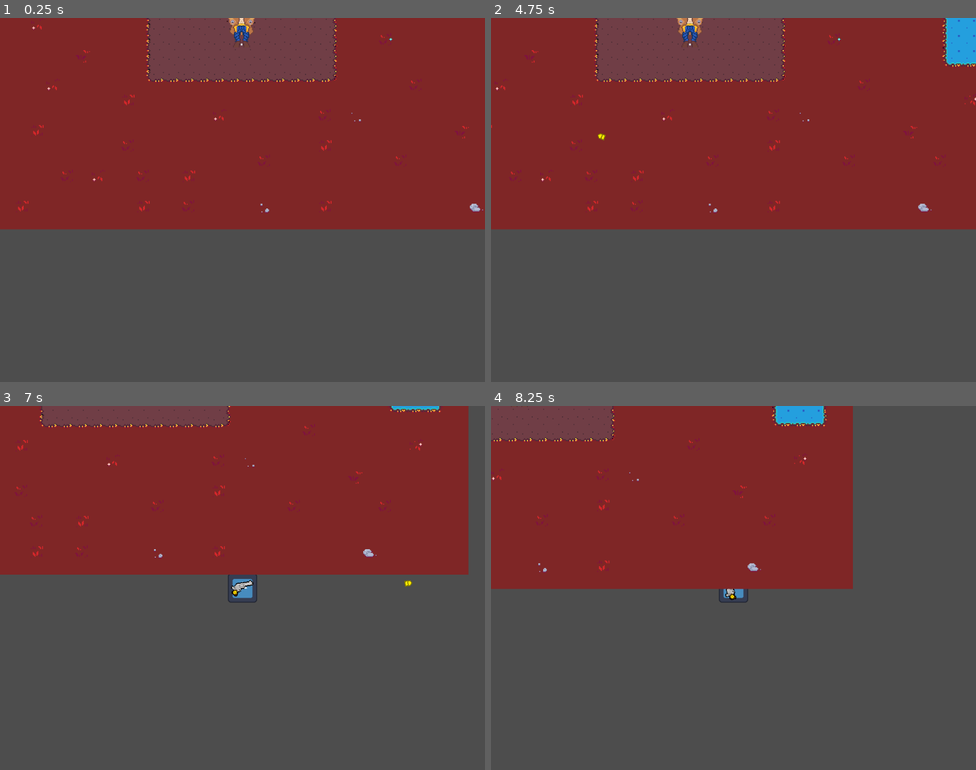
Above: before the commit, frames 1-4 (two rows, left to right).
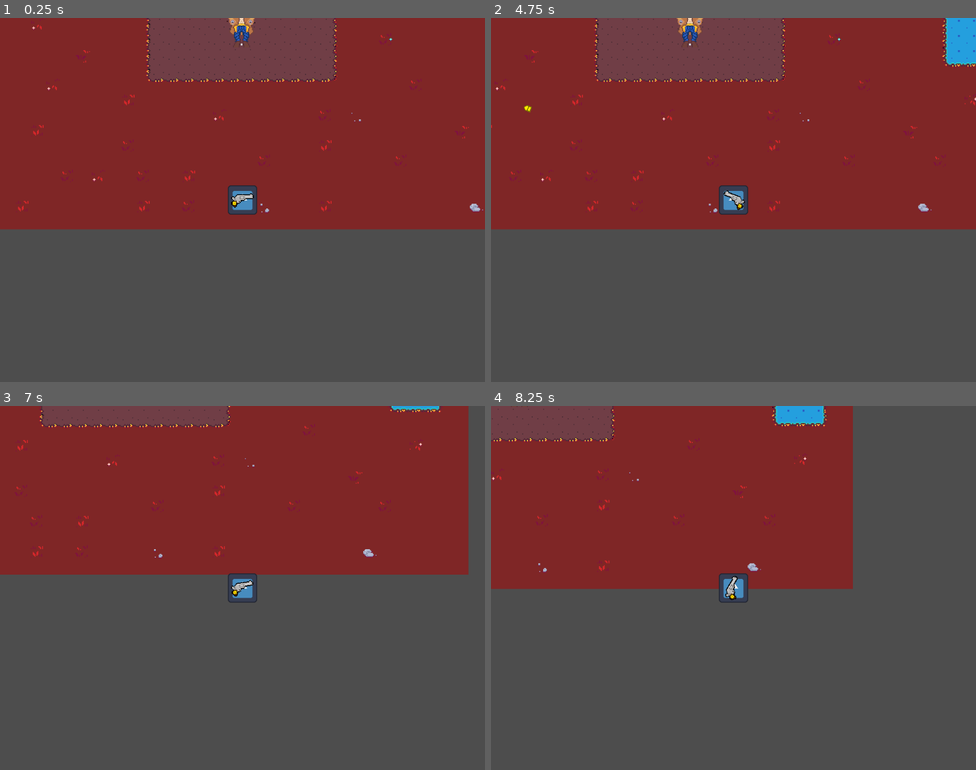
Above: after the commit, the same moments.

Repository: npnorman/chamber-bullethell
Game: Godot game, scene res://scenes/rooms/starting_room.tscn
Two runs of this game, one before a commit and one after it. Both use one fixed random seed, a clock stepped at 60 frames per second and the inputs below. The project has no main scene, so this scene is started directly. The engine's default icon, where the game draws it, is replaced by a stand-in: a white triangle on a blue panel in a dark square.
Inputs (mouse positions are in pixels of both pictures, inside the frame that each line leads up to):
- Up to frame 1 (0.25 s): no input
- Up to frame 2 (4.75 s): tap Enter at 0.5 s; move the mouse to (840, 181) at 0.52 s; press the mouse at (840, 181) at 0.53 s; hold D (Right) 0.53-1.28 s; tap Mouse wheel down (Cycle Bullet Backward, bound only after t… at 0.8, 1.35, 3.05 s; move the mouse to (636, 218) at 1.27 s; release the mouse at (636, 218) at 1.28 s; hold S (Down) 1.28-2.03 s; tap Mouse wheel up (Cycle Bullet Forward, bound only after the … at 1.55, 3.8, 4.35 s; move the mouse to (782, 119) at 2.02 s; hold D (Right) 2.03-2.78 s; hold Mouse wheel up (Cycle Bullet Forward, bound only after the … 2.03-2.78 s; click (782, 119) at 2.3 s; move the mouse to (709, 272) at 2.77 s; hold Up (Up) 2.78-3.53 s; click (709, 272) at 2.85 s; move the mouse to (879, 254) at 3.52 s; hold Mouse wheel down (Cycle Bullet Backward, bound only after t… 3.53-4.28 s; hold Left (Left) from 3.53 s (still down); tap R (Main Reload, bound only after the commit) at 4.15 s; move the mouse to (588, 145) at 4.27 s; click (588, 145) at 4.55 s
- Up to frame 3 (7 s): tap E (Secondary Reload, bound only after the commit) at 4.9 s; move the mouse to (266, 588) at 5.02 s; release Left (Left) at 5.03 s; press the mouse at (266, 588) at 5.03 s; hold S (Down) 5.03-5.78 s; tap Mouse wheel down (Cycle Bullet Backward, bound only after t… at 5.3, 5.85 s; move the mouse to (169, 497) at 5.77 s; release the mouse at (169, 497) at 5.78 s; hold D (Right) 5.78-6.53 s; tap Mouse wheel up (Cycle Bullet Forward, bound only after the … at 6.05 s; move the mouse to (349, 569) at 6.52 s; hold Up (Up) from 6.53 s (still down); hold Mouse wheel up (Cycle Bullet Forward, bound only after the … from 6.53 s (still down); click (349, 569) at 6.8 s
- Up to frame 4 (8.25 s): move the mouse to (636, 606) at 7.27 s; release Up (Up) at 7.28 s; release Mouse wheel up (Cycle Bullet Forward, bound only after the … at 7.28 s; hold D (Right) 7.28-8.03 s; click (636, 606) at 7.35 s; tap Mouse wheel down (Cycle Bullet Backward, bound only after t… at 7.55 s; move the mouse to (782, 507) at 8.02 s; hold S (Down) from 8.03 s (still down); hold Mouse wheel down (Cycle Bullet Backward, bound only after t… from 8.03 s (still down)

The runs differ from the first frame. In frame 1, 0.5% of the frame differs, in the area x 47-53%, y 46-54%; in frame 2, 0.5%, in the area x 6-53%, y 24-54%; in frame 3, less than 0.1%; in frame 4, 0.3%.

Commit message:
Reload and Special Bullet Testing
Globals Script
- Added ammo count array
- Added current magazine array
- Added enums so bullet IDs aren't as confusing

Player Script
- Now can only shoot 6 times before needing to reload
- Reload with R for normal bullets or E for the selected special bullet type
- Reloading or shooting will now cycle the whole magazine array to the left and insert an empty (-1) bullet ID at the end
- You can now shoot if your next shot isn't loaded and it will just rotate the cylinder
- Can use 1 and 2 to switch between the two types of special ammo to load (mouse wheel functionality isn't working for me
- The type of bullet being fired and the ID of the whole magazine will be printed into the debug output (no UI set up yet)

Test Level Script
- Level manager handles bullet instantiation based on the ID that was fired
- Ricochet and Shotgun test ammo types were used, Ricochet is not implemented yet (there aren't any walls in the test level yet anyways)

Diff:
--- a/globals/globals.gd
+++ b/globals/globals.gd
@@ -2,10 +2,15 @@
 
 signal stat_changed
 
-var ammo: int = 30:
+# Enums to show what names correspond to what IDs
+enum Bullets {Normal, Ricochet, Shotgun, Empty = -1}
+
+# Ammo array where a given bullet ID's ammo is shown in the index of the ID number
+var ammo: Array[int] = [30, 12, 12]:
 	get:
 		return ammo
-	set(value):
-		ammo = value
-		# This signal will be used to change the UI number in the future
-		stat_changed.emit()
+
+# 6 cylinder magazine represented by a size 6 array that is frequently being changed
+var magazine: Array[int] = [2, 0, 0, 0, 0, 0]:
+	get:
+		return magazine
--- a/project.godot
+++ b/project.godot
@@ -60,6 +60,28 @@
 , Object(InputEventJoypadMotion,"resource_local_to_scene":false,"resource_name":"","device":-1,"axis":5,"axis_value":1.0,"script":null)
 ]
 }
+"Main Reload"={
+"deadzone": 0.2,
+"events": [Object(InputEventKey,"resource_local_to_scene":false,"resource_name":"","device":-1,"window_id":0,"alt_pressed":false,"shift_pressed":false,"ctrl_pressed":false,"meta_pressed":false,"pressed":false,"keycode":0,"physical_keycode":82,"key_label":0,"unicode":114,"location":0,"echo":false,"script":null)
+]
+}
+"Secondary Reload"={
+"deadzone": 0.2,
+"events": [Object(InputEventKey,"resource_local_to_scene":false,"resource_name":"","device":-1,"window_id":0,"alt_pressed":false,"shift_pressed":false,"ctrl_pressed":false,"meta_pressed":false,"pressed":false,"keycode":0,"physical_keycode":69,"key_label":0,"unicode":101,"location":0,"echo":false,"script":null)
+]
+}
+"Cycle Bullet Forward"={
+"deadzone": 0.2,
+"events": [Object(InputEventMouseButton,"resource_local_to_scene":false,"resource_name":"","device":-1,"window_id":0,"alt_pressed":false,"shift_pressed":false,"ctrl_pressed":false,"meta_pressed":false,"button_mask":0,"position":Vector2(0, 0),"global_position":Vector2(0, 0),"factor":1.0,"button_index":4,"canceled":false,"pressed":false,"double_click":false,"script":null)
+, Object(InputEventKey,"resource_local_to_scene":false,"resource_name":"","device":-1,"window_id":0,"alt_pressed":false,"shift_pressed":false,"ctrl_pressed":false,"meta_pressed":false,"pressed":false,"keycode":0,"physical_keycode":50,"key_label":0,"unicode":50,"location":0,"echo":false,"script":null)
+]
+}
+"Cycle Bullet Backward"={
+"deadzone": 0.2,
+"events": [Object(InputEventMouseButton,"resource_local_to_scene":false,"resource_name":"","device":-1,"window_id":0,"alt_pressed":false,"shift_pressed":false,"ctrl_pressed":false,"meta_pressed":false,"button_mask":0,"position":Vector2(0, 0),"global_position":Vector2(0, 0),"factor":1.0,"button_index":5,"canceled":false,"pressed":false,"double_click":false,"script":null)
+, Object(InputEventKey,"resource_local_to_scene":false,"resource_name":"","device":-1,"window_id":0,"alt_pressed":false,"shift_pressed":false,"ctrl_pressed":false,"meta_pressed":false,"pressed":false,"keycode":0,"physical_keycode":49,"key_label":0,"unicode":49,"location":0,"echo":false,"script":null)
+]
+}
 
 [rendering]
 
--- /dev/null
+++ b/scenes/UI/hud.tscn
@@ -0,0 +1,3 @@
+[gd_scene format=3 uid="uid://chtu6kuwhxen6"]
+
+[node name="HUD" type="CanvasLayer"]
--- a/scenes/player.gd
+++ /dev/null
@@ -1,40 +0,0 @@
-extends CharacterBody2D
-
-var can_shoot: bool = true
-var player_direction: Vector2
-var speed: int = 150
-
-signal bullet_fired(pos: Vector2, direction)
-
-func _process(_delta):
-	var movement_direction = Input.get_vector("Left", "Right", "Up", "Down")
-	velocity = movement_direction * speed
-	move_and_slide()
-	rotate_gun()
-	player_direction = (get_global_mouse_position() - position).normalized()
-	if Input.is_action_pressed("Shoot") and can_shoot and Globals.ammo > 0:
-		shoot()
-
-# This function will aim the revolver to where the mouse is and can rotate the
-# sprite vertically depending on which direction it is facing
-func rotate_gun():
-	$GunSprite.look_at(get_global_mouse_position())
-	var rounded_rotation: int = abs($GunSprite.rotation_degrees)
-	if (rounded_rotation % 360) > 90 and (rounded_rotation % 360) < 270:
-		$GunSprite.flip_v = true
-	else:
-		$GunSprite.flip_v = false
-
-# Reduces ammo counter, starts cooldown, and sends shoot signal
-func shoot():
-	Globals.ammo -= 1
-	can_shoot = false
-	$ShootCooldown.start()
-	if $GunSprite.flip_v:
-		bullet_fired.emit($GunSprite/BulletOrigin2.global_position, player_direction)
-	else:
-		bullet_fired.emit($GunSprite/BulletOrigin1.global_position, player_direction)
-
-# Cooldown between shots
-func _on_shoot_cooldown_timeout() -> void:
-	can_shoot = true
--- a/scenes/player-bullet.gd
+++ b/scenes/player/bullets/player-bullet.gd
@@ -1,6 +1,7 @@
 extends Area2D
 
-@export var speed: int = 1000
+@export var speed: int = 1500
+@export var bullet_id: int = 0
 var direction: Vector2 = Vector2.UP
 
 func _ready():
--- a/scenes/player-bullet.tscn
+++ b/scenes/player/bullets/player-bullet.tscn
@@ -1,6 +1,6 @@
 [gd_scene load_steps=4 format=3 uid="uid://driwak3eok3gy"]
 
-[ext_resource type="Script" uid="uid://bm3e88vnqx2pw" path="res://scenes/player-bullet.gd" id="1_ene0p"]
+[ext_resource type="Script" uid="uid://bm3e88vnqx2pw" path="res://scenes/player/bullets/player-bullet.gd" id="1_ene0p"]
 [ext_resource type="Texture2D" uid="uid://lj0q8273oj2b" path="res://sprites/test_bullet.png" id="2_j6rts"]
 
 [sub_resource type="CapsuleShape2D" id="CapsuleShape2D_d1cmj"]
--- /dev/null
+++ b/scenes/player/player.gd
@@ -0,0 +1,79 @@
+extends CharacterBody2D
+
+var can_shoot: bool = true
+var player_direction: Vector2
+var speed: int = 150
+@export var selected_bullet_id: int = 1
+
+signal bullet_fired(pos: Vector2, direction: Vector2, id: int)
+
+func _process(_delta):
+	var movement_direction = Input.get_vector("Left", "Right", "Up", "Down")
+	velocity = movement_direction * speed
+	move_and_slide()
+	rotate_gun()
+	player_direction = (get_global_mouse_position() - position).normalized()
+
+	# Bullet Cycling Inputs (for choosing your special ammo type, mouse wheel isn't working for me)
+	if Input.is_action_pressed("Cycle Bullet Forward"):
+		if selected_bullet_id < 2:
+			selected_bullet_id += 1
+	if Input.is_action_pressed("Cycle Bullet Backward"):
+		if selected_bullet_id > 1:
+			selected_bullet_id -= 1
+
+	# Shoot Input
+	if Input.is_action_pressed("Shoot") and can_shoot:
+		print_bullet_name(Globals.magazine[0])
+		shoot()
+
+	# Normal reload and Special reload inputs
+	if Input.is_action_just_pressed("Main Reload") and Globals.magazine[0] == Globals.Bullets.Empty and Globals.ammo[0] > 0:
+		reload(0)
+	elif Input.is_action_just_pressed("Secondary Reload") and Globals.magazine[0] == Globals.Bullets.Empty and Globals.ammo[selected_bullet_id] > 0:
+		reload(selected_bullet_id)
+
+
+# This function will aim the revolver to where the mouse is and can rotate the
+# sprite vertically depending on which direction it is facing
+func rotate_gun():
+	$GunSprite.look_at(get_global_mouse_position())
+	var rounded_rotation: int = abs($GunSprite.rotation_degrees)
+	if (rounded_rotation % 360) > 90 and (rounded_rotation % 360) < 270:
+		$GunSprite.flip_v = true
+	else:
+		$GunSprite.flip_v = false
+
+# Starts shot cooldown, sends shoot signal to level manager, rotates cylinder, updates magazine
+func shoot():
+	can_shoot = false
+	$ShootCooldown.start()
+	if Globals.magazine[0] >= 0:
+		if $GunSprite.flip_v:
+			bullet_fired.emit($GunSprite/BulletOrigin2.global_position, player_direction, Globals.magazine[0])
+		else:
+			bullet_fired.emit($GunSprite/BulletOrigin1.global_position, player_direction, Globals.magazine[0])
+		Globals.magazine[0] = Globals.Bullets.Empty
+	cycle_cylinder()
+
+# Loads in a normal or special bullet depending on what button was pressed to call this method
+func reload(id: int):
+	Globals.magazine[0] = id
+	Globals.ammo[id] -= 1
+	cycle_cylinder()
+
+# Moves every bullet in the cyclinder to the left (or right) once
+func cycle_cylinder():
+	var magazine_temp = Globals.magazine.duplicate()
+	for i in range(5):
+		Globals.magazine[i] = magazine_temp[i+1]
+	Globals.magazine[5] = magazine_temp[0]
+	print(Globals.magazine)
+
+# Prints the name of the bullet type corresponding to the given ID
+func print_bullet_name(id: int):
+	print(Globals.Bullets.find_key(id))
+
+# Cooldown between shots
+func _on_shoot_cooldown_timeout() -> void:
+	can_shoot = true
--- a/scenes/player.tscn
+++ b/scenes/player/player.tscn
@@ -1,7 +1,7 @@
 [gd_scene load_steps=5 format=3 uid="uid://ckx3iy06eedai"]
 
 [ext_resource type="Texture2D" uid="uid://b0152m3fe4sh2" path="res://icon.svg" id="1_3vyb7"]
-[ext_resource type="Script" uid="uid://defl6cxtq7gxe" path="res://scenes/player.gd" id="1_g2els"]
+[ext_resource type="Script" uid="uid://defl6cxtq7gxe" path="res://scenes/player/player.gd" id="1_g2els"]
 [ext_resource type="Texture2D" uid="uid://vx50mifkm2vd" path="res://sprites/test_revolver.png" id="3_qhqgy"]
 
 [sub_resource type="RectangleShape2D" id="RectangleShape2D_qhqgy"]
--- a/scenes/rooms/starting_room.tscn
+++ b/scenes/rooms/starting_room.tscn
@@ -1,11 +1,11 @@
-[gd_scene load_steps=9 format=4 uid="uid://cd0v14frrlgju"]
+[gd_scene load_steps=11 format=4 uid="uid://cd0v14frrlgju"]
 
 [ext_resource type="Texture2D" uid="uid://bu1pm22omtv21" path="res://sprites/tiles/test-tiles.png" id="1_tvp71"]
 [ext_resource type="Script" uid="uid://dhhfbfplukf3b" path="res://scenes/rooms/test_level.gd" id="1_u75bg"]
 [ext_resource type="PackedScene" uid="uid://be3bjg0ua7h2c" path="res://scenes/enemy.tscn" id="2_ckyam"]
-[ext_resource type="PackedScene" uid="uid://ckx3iy06eedai" path="res://scenes/player.tscn" id="3_i3fwb"]
-[ext_resource type="Texture2D" uid="uid://b0152m3fe4sh2" path="res://icon.svg" id="3_uh0qg"]
+[ext_resource type="PackedScene" uid="uid://ckx3iy06eedai" path="res://scenes/player/player.tscn" id="3_i3fwb"]
 [ext_resource type="Texture2D" uid="uid://b5l7w2s3y1apx" path="res://tilesets/hellTileTEST.png" id="4_w65w3"]
+[ext_resource type="PackedScene" uid="uid://chtu6kuwhxen6" path="res://scenes/UI/hud.tscn" id="7_7e8gg"]
 
 [sub_resource type="TileSetAtlasSource" id="TileSetAtlasSource_7xo3q"]
 texture = ExtResource("1_tvp71")
@@ -113,20 +113,16 @@
 [node name="Enemy" parent="Enemies" instance=ExtResource("2_ckyam")]
 
 [node name="Player" parent="." instance=ExtResource("3_i3fwb")]
+top_level = true
 position = Vector2(1, 193)
 
 [node name="Camera2D" type="Camera2D" parent="Player"]
 zoom = Vector2(2, 2)
 
-[node name="PlayerStandin" type="Node2D" parent="."]
-position = Vector2(67, 17)
-
-[connection signal="bullet_fired" from="Player" to="." method="_on_player_bullet_fired"]
-[node name="Sprite2D" type="Sprite2D" parent="PlayerStandin"]
-position = Vector2(106, 69)
-scale = Vector2(0.242188, 0.242188)
-texture = ExtResource("3_uh0qg")
-
 [node name="TileMapLayer" type="TileMapLayer" parent="."]
 tile_map_data = PackedByteArray("AAD6/wMAAAACAAEAAAD7/wMAAAACAAEAAAD8/wMAAAACAAEAAAD9/wMAAAACAAEAAAD+/wMAAAACAAEAAAD//w …(19632 unchanged characters)…
 tile_set = SubResource("TileSet_komxo")
+
+[node name="HUD" parent="." instance=ExtResource("7_7e8gg")]
+
+[connection signal="bullet_fired" from="Player" to="." method="_on_player_bullet_fired"]
--- a/scenes/rooms/test_level.gd
+++ b/scenes/rooms/test_level.gd
@@ -1,11 +1,37 @@
 extends Node2D
 class_name LevelParent
 
-var bullet_scene: PackedScene = preload("res://scenes/player-bullet.tscn")
+var bullet_scene: PackedScene = preload("res://scenes/player/bullets/player-bullet.tscn")
 
-func _on_player_bullet_fired(pos, dir):
-	var bullet = bullet_scene.instantiate()
-	bullet.position = pos
-	bullet.rotation_degrees = rad_to_deg(dir.angle()) + 90
-	bullet.direction = dir
-	$Projectiles.add_child(bullet)
+func _on_player_bullet_fired(pos, dir, id):
+
+	match id:
+
+		# Normal Bullets
+		Globals.Bullets.Normal:
+			var bullet = bullet_scene.instantiate()
+			bullet.position = pos
+			bullet.rotation_degrees = rad_to_deg(dir.angle()) + 90
+			bullet.direction = dir
+			$Projectiles.add_child(bullet)
+
+		# Ricochet Bullets (Special effect not yet implemented)
+		Globals.Bullets.Ricochet:
+			var bullet = bullet_scene.instantiate()
+			bullet.position = pos
+			bullet.rotation_degrees = rad_to_deg(dir.angle()) + 90
+			bullet.direction = dir
+			bullet.bullet_id = Globals.Bullets.Ricochet
+			$Projectiles.add_child(bullet)
+
+		# Shotgun Bullets
+		Globals.Bullets.Shotgun:
+			for i in range(5):
+				var bullet = bullet_scene.instantiate()
+				bullet.position = pos
+				bullet.bullet_id = Globals.Bullets.Shotgun
+				bullet.speed = 750
+				var new_angle = dir.angle() + randf_range(-0.5, 0.5)
+				bullet.rotation_degrees = rad_to_deg(new_angle) + 90
+				bullet.direction = Vector2(cos(new_angle), sin(new_angle))
+				$Projectiles.add_child(bullet)
Renamed: scenes/player-bullet.gd.uid -> scenes/player/bullets/player-bullet.gd.uid
Renamed: scenes/player.gd.uid -> scenes/player/player.gd.uid
